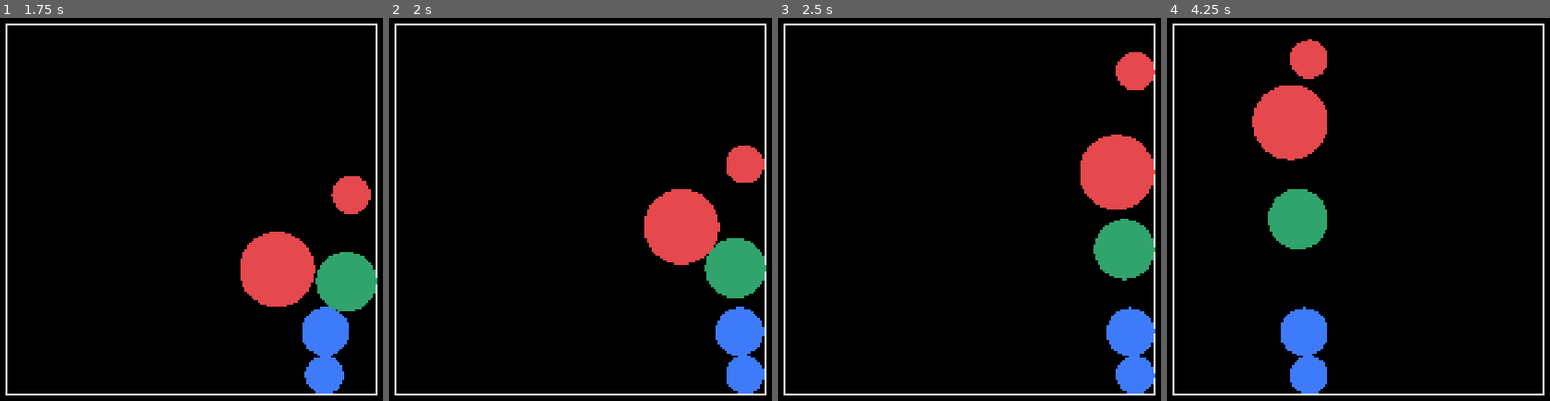
Above: before the commit, frames 1-4 (left to right).
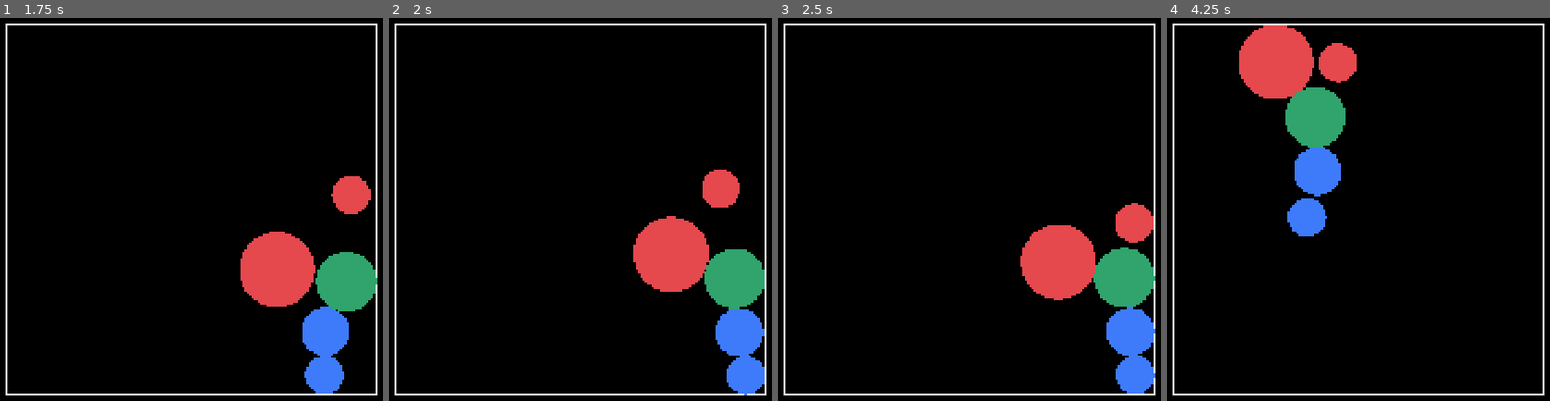
Above: after the commit, the same moments.

Repository: jeongmo-dot/gravity_orb
Game: Godot game, scene res://scenes/Main.tscn
Same seed, same stepped clock (60 frames per second), same inputs: the game is played once before the commit and once after it.
Inputs (mouse positions are in pixels of both pictures, inside the frame that each line leads up to):
- Up to frame 1 (1.75 s): tap Enter at 0.5 s; move the mouse to (283, 171) at 0.52 s; hold Right (gravity_right, bound only after the commit) 0.53-1.25 s; click (283, 171) at 0.67 s; drag from (107, 247) to (172, 358) at 1.27 s
- Up to frame 2 (2 s): no input
- Up to frame 3 (2.5 s): move the mouse to (1011, 44) at 2.02 s; hold Right (gravity_right, bound only after the commit) from 2.03 s (still down); click (1011, 44) at 2.17 s
- Up to frame 4 (4.25 s): release Right (gravity_right, bound only after the commit) at 2.75 s; drag from (1339, 358) to (1232, 98) at 2.77 s; move the mouse to (1484, 320) at 3.52 s; hold Left (gravity_left, bound only after the commit) from 3.53 s (still down); click (1484, 320) at 3.67 s

Frame 1 is identical in both runs. In frame 2, 5.4% of the frame differs, in the area x 63-99%, y 33-99%; in frame 3, 9.5%; in frame 4, 12%, in the area x 18-50%, y 1-99%.

Commit message:
[#3 M2] 입력 추상화

Diff:
--- a/config/GameConfig.gd
+++ b/config/GameConfig.gd
@@ -18,6 +18,8 @@
 	[Color("#E5484D"), Color("#3E7BFA"), Color("#30A46C")]
 )
 @export var debug_test_orb_count: int = 5
+@export var swipe_min_distance: float = 80.0
+@export var swipe_dominance_ratio: float = 1.5
 
 
 func radius_for_level(level: int) -> float:
--- a/config/default_config.tres
+++ b/config/default_config.tres
@@ -19,3 +19,5 @@
 orb_angular_damp = 1.0
 color_display = PackedColorArray(0.8980392156862745, 0.2823529411764706, 0.30196078431372547, 1, 0.24313725490196078, 0.4823529411764706, 0.9803921568627451, 1, 0.18823529411764706, 0.6431372549019608, 0.4235294117647059, 1)
 debug_test_orb_count = 5
+swipe_min_distance = 80.0
+swipe_dominance_ratio = 1.5
--- a/project.godot
+++ b/project.godot
@@ -21,6 +21,7 @@
 [autoload]
 
 Config="*res://scripts/autoload/Config.gd"
+InputRouter="*res://scripts/autoload/InputRouter.gd"
 
 [display]
 
@@ -35,6 +36,33 @@
 
 project/assembly_name="Gravity Orb"
 
+[input]
+
+gravity_up={
+"deadzone": 0.5,
+"events": [Object(InputEventKey,"resource_local_to_scene":false,"resource_name":"","device":-1,"window_id":0,"alt_pressed":false,"shift_pressed":false,"ctrl_pressed":false,"meta_pressed":false,"pressed":false,"keycode":4194320,"physical_keycode":0,"key_label":0,"unicode":0,"location":0,"echo":false,"script":null)
+, Object(InputEventKey,"resource_local_to_scene":false,"resource_name":"","device":-1,"window_id":0,"alt_pressed":false,"shift_pressed":false,"ctrl_pressed":false,"meta_pressed":false,"pressed":false,"keycode":0,"physical_keycode":87,"key_label":0,"unicode":119,"location":0,"echo":false,"script":null)
+]
+}
+gravity_down={
+"deadzone": 0.5,
+"events": [Object(InputEventKey,"resource_local_to_scene":false,"resource_name":"","device":-1,"window_id":0,"alt_pressed":false,"shift_pressed":false,"ctrl_pressed":false,"meta_pressed":false,"pressed":false,"keycode":4194322,"physical_keycode":0,"key_label":0,"unicode":0,"location":0,"echo":false,"script":null)
+, Object(InputEventKey,"resource_local_to_scene":false,"resource_name":"","device":-1,"window_id":0,"alt_pressed":false,"shift_pressed":false,"ctrl_pressed":false,"meta_pressed":false,"pressed":false,"keycode":0,"physical_keycode":83,"key_label":0,"unicode":115,"location":0,"echo":false,"script":null)
+]
+}
+gravity_left={
+"deadzone": 0.5,
+"events": [Object(InputEventKey,"resource_local_to_scene":false,"resource_name":"","device":-1,"window_id":0,"alt_pressed":false,"shift_pressed":false,"ctrl_pressed":false,"meta_pressed":false,"pressed":false,"keycode":4194319,"physical_keycode":0,"key_label":0,"unicode":0,"location":0,"echo":false,"script":null)
+, Object(InputEventKey,"resource_local_to_scene":false,"resource_name":"","device":-1,"window_id":0,"alt_pressed":false,"shift_pressed":false,"ctrl_pressed":false,"meta_pressed":false,"pressed":false,"keycode":0,"physical_keycode":65,"key_label":0,"unicode":97,"location":0,"echo":false,"script":null)
+]
+}
+gravity_right={
+"deadzone": 0.5,
+"events": [Object(InputEventKey,"resource_local_to_scene":false,"resource_name":"","device":-1,"window_id":0,"alt_pressed":false,"shift_pressed":false,"ctrl_pressed":false,"meta_pressed":false,"pressed":false,"keycode":4194321,"physical_keycode":0,"key_label":0,"unicode":0,"location":0,"echo":false,"script":null)
+, Object(InputEventKey,"resource_local_to_scene":false,"resource_name":"","device":-1,"window_id":0,"alt_pressed":false,"shift_pressed":false,"ctrl_pressed":false,"meta_pressed":false,"pressed":false,"keycode":0,"physical_keycode":68,"key_label":0,"unicode":100,"location":0,"echo":false,"script":null)
+]
+}
+
 [physics]
 
 common/physics_ticks_per_second=240
--- /dev/null
+++ b/scripts/autoload/InputRouter.gd
@@ -0,0 +1,96 @@
+extends Node
+
+signal swipe(direction: Vector2i)
+
+enum PointerSource { NONE, MOUSE, TOUCH }
+
+var _locked: bool = false
+var _active_source: PointerSource = PointerSource.NONE
+var _start_position: Vector2 = Vector2.ZERO
+var _started_locked: bool = false
+
+
+func set_locked(locked: bool) -> void:
+	_locked = locked
+
+
+func is_locked() -> bool:
+	return _locked
+
+
+func _unhandled_input(event: InputEvent) -> void:
+	_handle_event(event)
+
+
+func _handle_event(event: InputEvent) -> void:
+	if _handle_keyboard(event):
+		return
+	if event is InputEventMouseButton:
+		_handle_mouse_button(event as InputEventMouseButton)
+	elif event is InputEventScreenTouch:
+		_handle_screen_touch(event as InputEventScreenTouch)
+
+
+func _handle_keyboard(event: InputEvent) -> bool:
+	if _locked:
+		return false
+	if event.is_action_pressed(&"gravity_up", false):
+		swipe.emit(Vector2i.UP)
+		return true
+	if event.is_action_pressed(&"gravity_down", false):
+		swipe.emit(Vector2i.DOWN)
+		return true
+	if event.is_action_pressed(&"gravity_left", false):
+		swipe.emit(Vector2i.LEFT)
+		return true
+	if event.is_action_pressed(&"gravity_right", false):
+		swipe.emit(Vector2i.RIGHT)
+		return true
+	return false
+
+
+func _handle_mouse_button(event: InputEventMouseButton) -> void:
+	if event.button_index != MOUSE_BUTTON_LEFT:
+		return
+	if event.pressed:
+		_begin_pointer_gesture(PointerSource.MOUSE, event.position)
+	else:
+		_end_pointer_gesture(PointerSource.MOUSE, event.position)
+
+
+func _handle_screen_touch(event: InputEventScreenTouch) -> void:
+	if event.index != 0:
+		return
+	if event.pressed:
+		_begin_pointer_gesture(PointerSource.TOUCH, event.position)
+	else:
+		_end_pointer_gesture(PointerSource.TOUCH, event.position)
+
+
+func _begin_pointer_gesture(source: PointerSource, position: Vector2) -> void:
+	if _active_source != PointerSource.NONE:
+		return
+	_active_source = source
+	_start_position = position
+	_started_locked = _locked
+
+
+func _end_pointer_gesture(source: PointerSource, position: Vector2) -> void:
+	if _active_source != source:
+		return
+
+	var delta: Vector2 = position - _start_position
+	var should_ignore: bool = _started_locked or _locked
+	_active_source = PointerSource.NONE
+	_start_position = Vector2.ZERO
+	_started_locked = false
+	if should_ignore:
+		return
+
+	var direction: Vector2i = SwipeDetector.classify(
+		delta,
+		Config.data.swipe_min_distance,
+		Config.data.swipe_dominance_ratio
+	)
+	if direction != Vector2i.ZERO:
+		swipe.emit(direction)
--- a/scripts/core/Main.gd
+++ b/scripts/core/Main.gd
@@ -12,27 +12,9 @@
 
 func _ready() -> void:
 	RenderingServer.set_default_clear_color(BACKGROUND_COLOR)
+	InputRouter.swipe.connect(_board.set_gravity)
 	_board.set_gravity(Vector2i.DOWN)
 	_spawn_test_orbs()
-
-
-# TEMP(M1): M2에서 InputRouter로 교체
-func _unhandled_input(event: InputEvent) -> void:
-	if not (event is InputEventKey):
-		return
-	var key_event: InputEventKey = event as InputEventKey
-	if not key_event.pressed or key_event.echo:
-		return
-
-	match key_event.keycode:
-		KEY_UP:
-			_board.set_gravity(Vector2i.UP)
-		KEY_DOWN:
-			_board.set_gravity(Vector2i.DOWN)
-		KEY_LEFT:
-			_board.set_gravity(Vector2i.LEFT)
-		KEY_RIGHT:
-			_board.set_gravity(Vector2i.RIGHT)
 
 
 func _spawn_test_orbs() -> void:
--- /dev/null
+++ b/scripts/core/SwipeDetector.gd
@@ -0,0 +1,22 @@
+class_name SwipeDetector
+extends RefCounted
+
+
+static func classify(
+	delta: Vector2,
+	min_distance: float,
+	dominance_ratio: float
+) -> Vector2i:
+	if delta.length() < min_distance:
+		return Vector2i.ZERO
+
+	var horizontal: float = absf(delta.x)
+	var vertical: float = absf(delta.y)
+	var major: float = maxf(horizontal, vertical)
+	var minor: float = minf(horizontal, vertical)
+	if major < minor * dominance_ratio:
+		return Vector2i.ZERO
+
+	if horizontal >= vertical:
+		return Vector2i.RIGHT if delta.x > 0.0 else Vector2i.LEFT
+	return Vector2i.DOWN if delta.y > 0.0 else Vector2i.UP
--- a/tests/test_config.gd
+++ b/tests/test_config.gd
@@ -29,3 +29,9 @@
 func test_mass_for_level_two() -> void:
 	var config: GameConfig = CONFIG_RESOURCE.duplicate(true) as GameConfig
 	assert_near(config.mass_for_level(2), 1.5625, TOLERANCE, "mass for level 2")
+
+
+func test_m2_swipe_defaults() -> void:
+	var config: GameConfig = CONFIG_RESOURCE.duplicate(true) as GameConfig
+	assert_near(config.swipe_min_distance, 80.0, TOLERANCE, "swipe minimum distance")
+	assert_near(config.swipe_dominance_ratio, 1.5, TOLERANCE, "swipe dominance ratio")
--- /dev/null
+++ b/tests/test_input_router.gd
@@ -0,0 +1,174 @@
+extends TestCase
+
+const INPUT_ROUTER_SCRIPT: Script = preload("res://scripts/autoload/InputRouter.gd")
+
+var _received: Array[Vector2i] = []
+
+
+func test_mouse_left_drag_emits_once() -> void:
+	var router: Variant = _new_router()
+	router._handle_event(_mouse_button(Vector2(100.0, 100.0), MOUSE_BUTTON_LEFT, true))
+	router._handle_event(_mouse_button(Vector2(300.0, 110.0), MOUSE_BUTTON_LEFT, false))
+	_assert_swipes([Vector2i.RIGHT])
+	router.free()
+
+
+func test_touch_zero_drag_emits_once() -> void:
+	var router: Variant = _new_router()
+	router._handle_event(_touch(Vector2(200.0, 300.0), 0, true))
+	router._handle_event(_touch(Vector2(200.0, 100.0), 0, false))
+	_assert_swipes([Vector2i.UP])
+	router.free()
+
+
+func test_emulated_touch_duplicate_emits_once() -> void:
+	var router: Variant = _new_router()
+	var start: Vector2 = Vector2(300.0, 200.0)
+	var finish: Vector2 = Vector2(300.0, 400.0)
+	router._handle_event(_mouse_button(start, MOUSE_BUTTON_LEFT, true))
+	router._handle_event(_touch(start, 0, true))
+	router._handle_event(_mouse_button(finish, MOUSE_BUTTON_LEFT, false))
+	router._handle_event(_touch(finish, 0, false))
+	_assert_swipes([Vector2i.DOWN])
+	router.free()
+
+
+func test_touch_nonzero_index_is_ignored() -> void:
+	var router: Variant = _new_router()
+	router._handle_event(_touch(Vector2(100.0, 100.0), 1, true))
+	router._handle_event(_touch(Vector2(300.0, 100.0), 1, false))
+	_assert_swipes([])
+	router.free()
+
+
+func test_right_mouse_button_is_ignored() -> void:
+	var router: Variant = _new_router()
+	router._handle_event(_mouse_button(Vector2(100.0, 100.0), MOUSE_BUTTON_RIGHT, true))
+	router._handle_event(_mouse_button(Vector2(300.0, 100.0), MOUSE_BUTTON_RIGHT, false))
+	_assert_swipes([])
+	router.free()
+
+
+func test_short_drag_is_ignored() -> void:
+	var router: Variant = _new_router()
+	router._handle_event(_mouse_button(Vector2(100.0, 100.0), MOUSE_BUTTON_LEFT, true))
+	router._handle_event(_mouse_button(Vector2(130.0, 100.0), MOUSE_BUTTON_LEFT, false))
+	_assert_swipes([])
+	router.free()
+
+
+func test_locked_drag_is_ignored() -> void:
+	var router: Variant = _new_router()
+	router.set_locked(true)
+	router._handle_event(_mouse_button(Vector2(100.0, 100.0), MOUSE_BUTTON_LEFT, true))
+	router._handle_event(_mouse_button(Vector2(300.0, 100.0), MOUSE_BUTTON_LEFT, false))
+	_assert_swipes([])
+	router.free()
+
+
+func test_drag_started_locked_stays_ignored_after_unlock() -> void:
+	var router: Variant = _new_router()
+	router.set_locked(true)
+	router._handle_event(_mouse_button(Vector2(100.0, 100.0), MOUSE_BUTTON_LEFT, true))
+	router.set_locked(false)
+	router._handle_event(_mouse_button(Vector2(300.0, 100.0), MOUSE_BUTTON_LEFT, false))
+	_assert_swipes([])
+	router.free()
+
+
+func test_keyboard_action_emits_once_and_echo_is_ignored() -> void:
+	var router: Variant = _new_router()
+	router._handle_event(_key(KEY_A, true, false))
+	_assert_swipes([Vector2i.LEFT])
+
+	_received.clear()
+	router._handle_event(_key(KEY_A, true, true))
+	_assert_swipes([])
+	router.free()
+
+
+func test_arrow_and_wasd_bindings_map_to_four_directions() -> void:
+	var router: Variant = _new_router()
+	router._handle_event(_logical_key(KEY_UP))
+	router._handle_event(_key(KEY_W, true, false))
+	router._handle_event(_logical_key(KEY_DOWN))
+	router._handle_event(_key(KEY_S, true, false))
+	router._handle_event(_logical_key(KEY_LEFT))
+	router._handle_event(_key(KEY_A, true, false))
+	router._handle_event(_logical_key(KEY_RIGHT))
+	router._handle_event(_key(KEY_D, true, false))
+	_assert_swipes(
+		[
+			Vector2i.UP,
+			Vector2i.UP,
+			Vector2i.DOWN,
+			Vector2i.DOWN,
+			Vector2i.LEFT,
+			Vector2i.LEFT,
+			Vector2i.RIGHT,
+			Vector2i.RIGHT,
+		]
+	)
+	router.free()
+
+
+func test_locked_keyboard_action_is_ignored() -> void:
+	var router: Variant = _new_router()
+	router.set_locked(true)
+	assert_true(router.is_locked(), "router reports locked state")
+	router._handle_event(_key(KEY_A, true, false))
+	_assert_swipes([])
+	router.free()
+
+
+func _new_router() -> Variant:
+	_received.clear()
+	var router: Variant = INPUT_ROUTER_SCRIPT.new()
+	router.swipe.connect(_record_swipe)
+	return router
+
+
+func _record_swipe(direction: Vector2i) -> void:
+	_received.append(direction)
+
+
+func _assert_swipes(expected: Array[Vector2i]) -> void:
+	assert_eq(_received.size(), expected.size(), "signal count")
+	if _received.size() == expected.size():
+		for index: int in range(expected.size()):
+			assert_eq(_received[index], expected[index], "signal direction %d" % index)
+
+
+func _mouse_button(
+	position: Vector2,
+	button_index: MouseButton,
+	pressed: bool
+) -> InputEventMouseButton:
+	var event: InputEventMouseButton = InputEventMouseButton.new()
+	event.position = position
+	event.button_index = button_index
+	event.pressed = pressed
+	return event
+
+
+func _touch(position: Vector2, index: int, pressed: bool) -> InputEventScreenTouch:
+	var event: InputEventScreenTouch = InputEventScreenTouch.new()
+	event.position = position
+	event.index = index
+	event.pressed = pressed
+	return event
+
+
+func _key(physical_keycode: Key, pressed: bool, echo: bool) -> InputEventKey:
+	var event: InputEventKey = InputEventKey.new()
+	event.physical_keycode = physical_keycode
+	event.pressed = pressed
+	event.echo = echo
+	return event
+
+
+func _logical_key(keycode: Key) -> InputEventKey:
+	var event: InputEventKey = InputEventKey.new()
+	event.keycode = keycode
+	event.pressed = true
+	return event
--- /dev/null
+++ b/tests/test_swipe.gd
@@ -0,0 +1,26 @@
+extends TestCase
+
+const MIN_DISTANCE: float = 80.0
+const DOMINANCE_RATIO: float = 1.5
+
+
+func test_four_directions() -> void:
+	assert_eq(_classify(Vector2(200.0, 0.0)), Vector2i.RIGHT, "right")
+	assert_eq(_classify(Vector2(-200.0, 0.0)), Vector2i.LEFT, "left")
+	assert_eq(_classify(Vector2(0.0, 200.0)), Vector2i.DOWN, "down")
+	assert_eq(_classify(Vector2(0.0, -200.0)), Vector2i.UP, "up")
+
+
+func test_minimum_distance_boundary() -> void:
+	assert_eq(_classify(Vector2(79.9, 0.0)), Vector2i.ZERO, "below minimum")
+	assert_eq(_classify(Vector2(80.0, 0.0)), Vector2i.RIGHT, "minimum included")
+
+
+func test_dominance_boundary_and_diagonals() -> void:
+	assert_eq(_classify(Vector2(150.0, 100.0)), Vector2i.RIGHT, "ratio boundary included")
+	assert_eq(_classify(Vector2(149.0, 100.0)), Vector2i.ZERO, "below ratio")
+	assert_eq(_classify(Vector2(100.0, 100.0)), Vector2i.ZERO, "equal diagonal")
+
+
+func _classify(delta: Vector2) -> Vector2i:
+	return SwipeDetector.classify(delta, MIN_DISTANCE, DOMINANCE_RATIO)
Not shown, added: scripts/autoload/InputRouter.gd.uid
Not shown, added: scripts/core/SwipeDetector.gd.uid
Not shown, added: tests/test_input_router.gd.uid
Not shown, added: tests/test_swipe.gd.uid
Not shown, changed: docs/jeongmo_codex_to_claude.md
